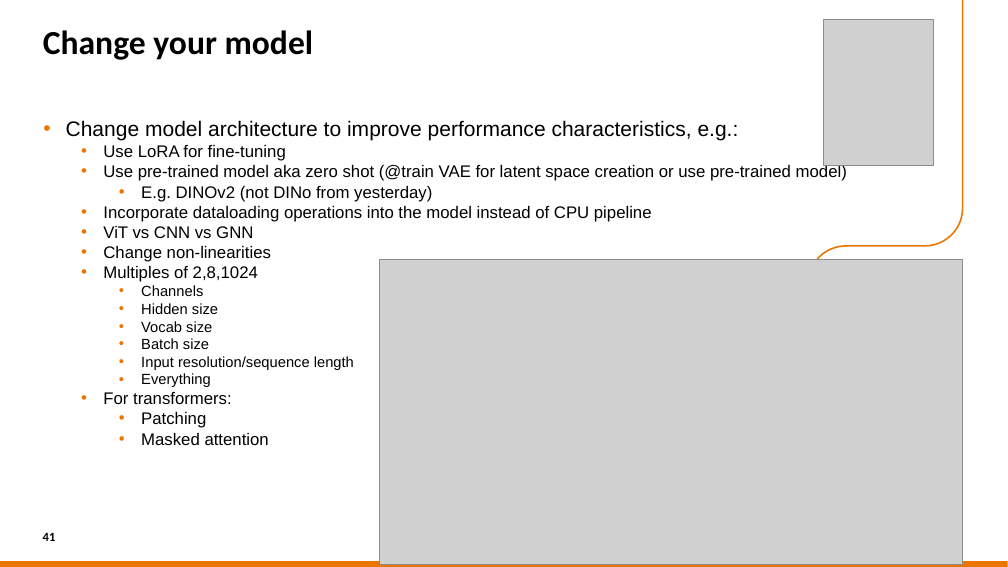
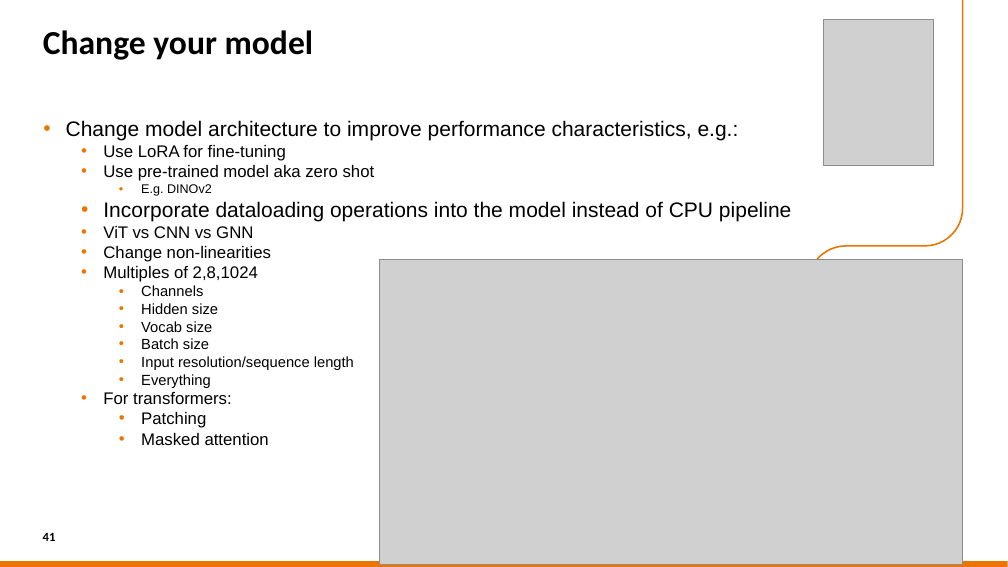
Before and after one commit to sara-nl/HPML-course-materials, a slide deck: slide 41 of Day2/slides/hw_and_software_features.pptx. Drawn at 1008x567 pixels with LibreOffice and Linux fonts; fonts in the diff are those of the drawing; grey boxes stand for pictures; background and template pictures are left out. Boxes give left, top, right and bottom in pixels: in the first picture for what was removed or moved away, otherwise in the second. Text is boxed around its words. In the diff, an @@ line names an element or a change of style, - is before the commit and + after.

```diff
--- a/Day2/slides/hw_and_software_features.pptx
+++ b/Day2/slides/hw_and_software_features.pptx
@@ text at [103, 165, 375, 196]: text changed @@
-  • Use pre-trained model aka zero shot (@train VAE for latent space creation or use pre-trained model)
-    • E.g. DINOv2 (not DINo from yesterday)
+  • Use pre-trained model aka zero shot
+    • E.g. DINOv2
@@ text at [103, 201, 791, 221]: size 16 to 20 pt in "Incorporate dataloading operations into the model instead ..." @@
```
